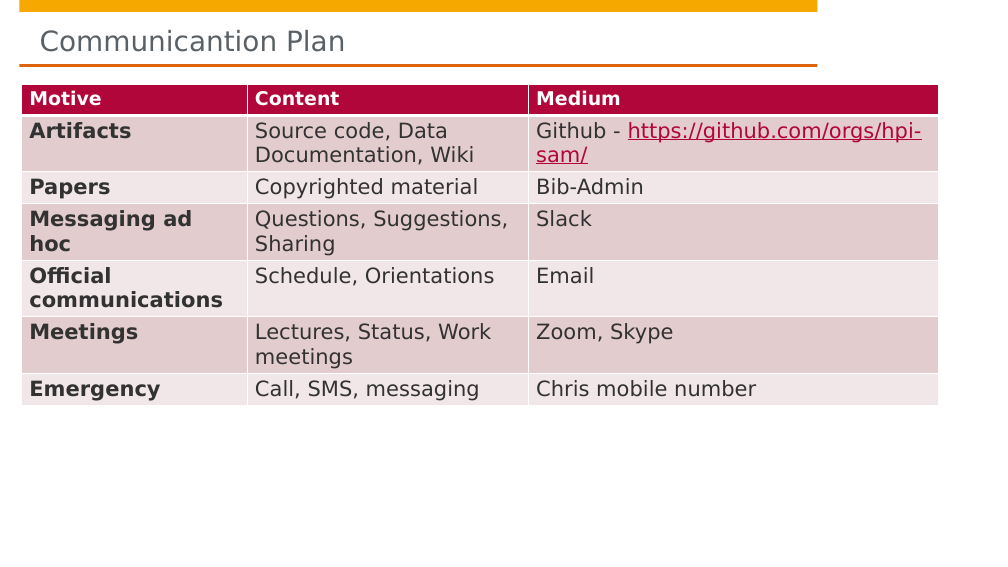
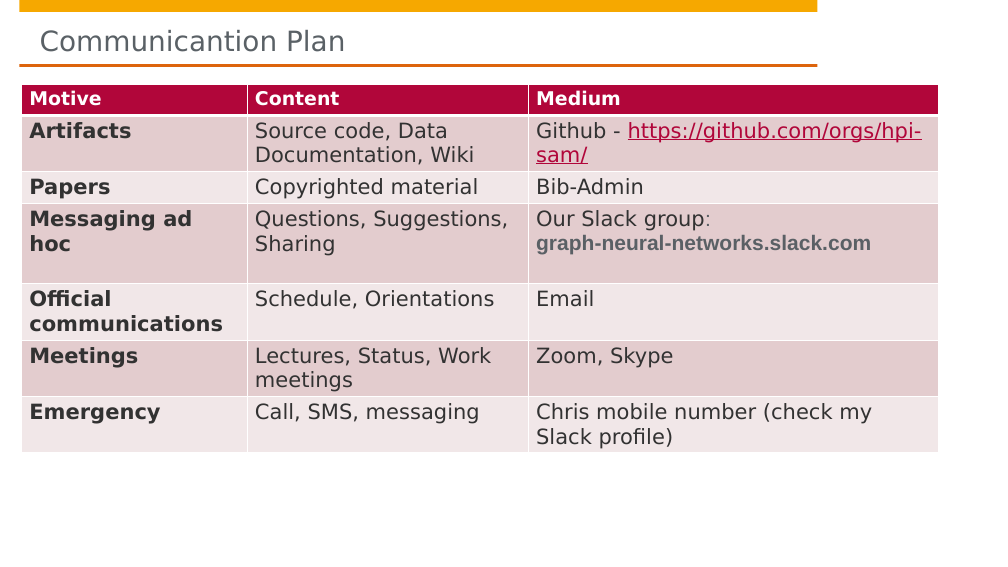
Before and after one commit to hpi-sam/GNN-Course-2020, a slide deck: slide 6 of 1. Planning_Organization.pptx. Drawn at 1008x567 pixels with LibreOffice and Linux fonts; fonts in the diff are those of the drawing; background and template pictures are left out. Boxes give left, top, right and bottom in pixels: in the first picture for what was removed or moved away, otherwise in the second. Text is boxed around its words. In the diff, an @@ line names an element or a change of style, - is before the commit and + after.

```diff
--- a/1. Planning_Organization.pptx
+++ b/1. Planning_Organization.pptx
@@ table at [22, 85, 938, 470] @@
-row 4, column 3: Slack
+row 4, column 3: Our Slack group: / graph-neural-networks.slack.com
-row 7, column 3: Chris mobile number
+row 7, column 3: Chris mobile number (check my Slack profile)
```
Also in this commit, not shown: 1 other slide changed.
